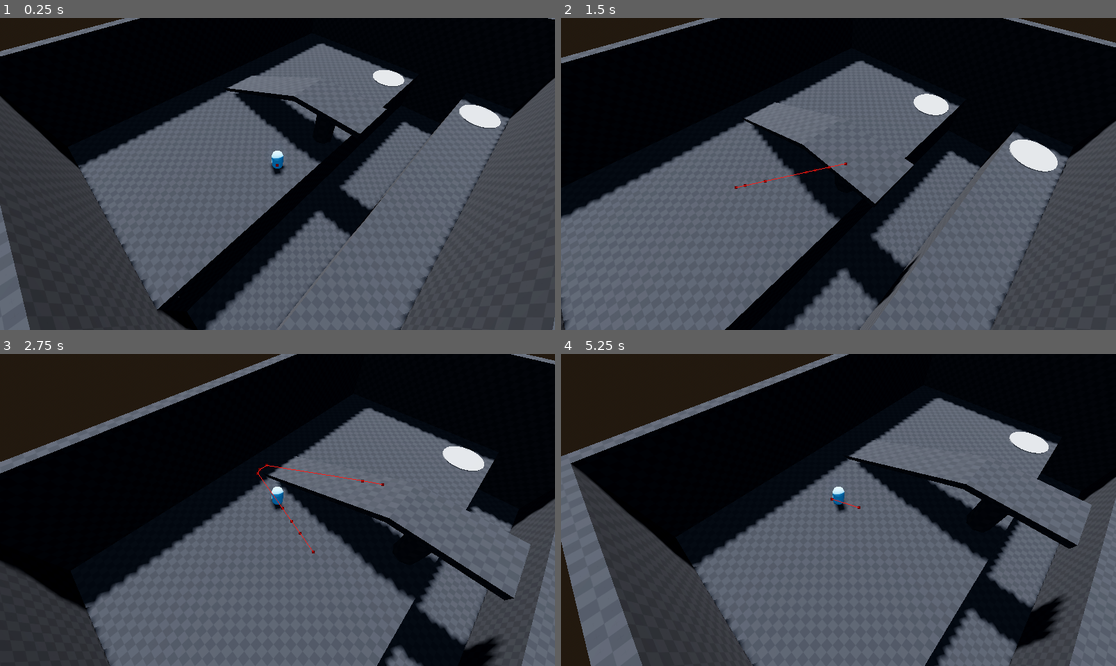
Above: before the commit, frames 1-4 (two rows, left to right).
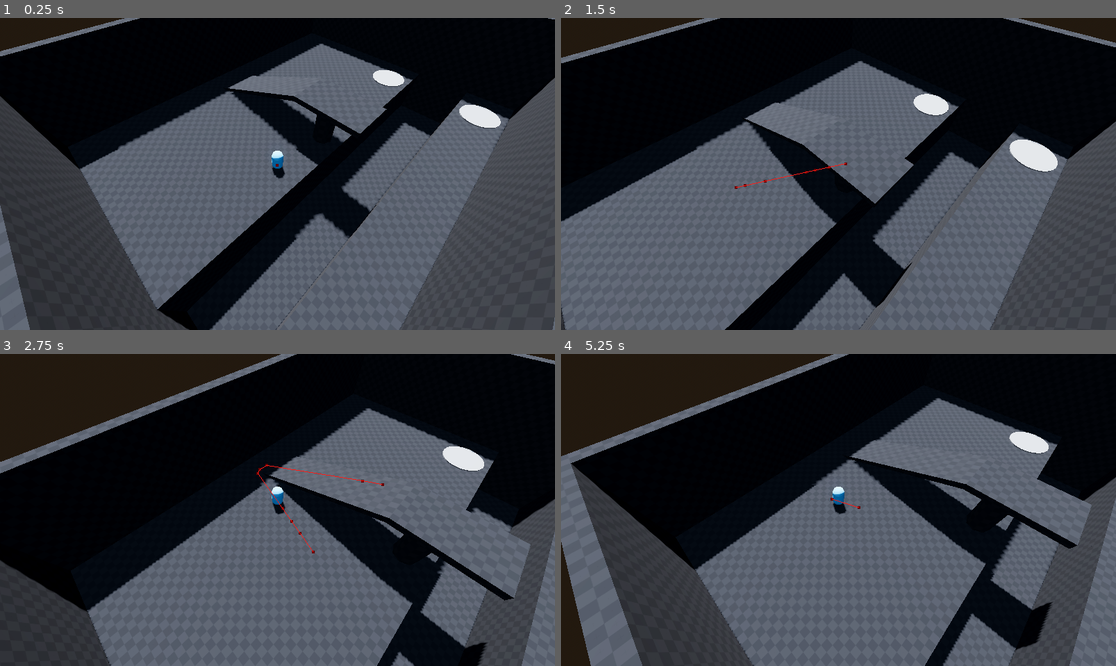
Above: after the commit, the same moments.

Repository: DarkKilauea/godot-nav-link-demo
Game: Godot game, scene res://3d/nav_level.tscn
The game is run twice, just before and just after one commit, with the same random seed, the same clock (stepped at 60 frames per second) and the same inputs.
Inputs (mouse positions are in pixels of both pictures, inside the frame that each line leads up to):
- Up to frame 1 (0.25 s): no input
- Up to frame 2 (1.5 s): tap Enter at 0.5 s; move the mouse to (960, 158) at 0.52 s; click (960, 158) at 0.67 s; move the mouse to (727, 189) at 1.27 s; click (727, 189) at 1.42 s
- Up to frame 3 (2.75 s): move the mouse to (333, 441) at 2.02 s; click (333, 441) at 2.17 s
- Up to frame 4 (5.25 s): move the mouse to (810, 572) at 2.77 s; click (810, 572) at 2.92 s; move the mouse to (1005, 556) at 3.52 s; click (1005, 556) at 3.67 s; move the mouse to (672, 463) at 4.27 s; click (672, 463) at 4.42 s; move the mouse to (866, 510) at 5.02 s; click (866, 510) at 5.17 s

The runs differ from the first frame. In frame 1, 1.5% of the frame differs, in the area x 2-100%, y 8-100%; in frame 2, 1.8%; in frame 3, 2.0%, in the area x 0-100%, y 17-100%; in frame 4, 2.0%.

Commit message:
Fixing shadows in 3D scene

Diff:
--- a/3d/nav_level.tscn
+++ b/3d/nav_level.tscn
@@ -36,8 +36,6 @@
 transform = Transform3D(-0.866023, -0.433016, 0.250001, 0, 0.499998, 0.866027, -0.500003, 0.749999, -0.43301, 0, 9.48589, 0)
 light_energy = 1.5
 shadow_enabled = true
-directional_shadow_mode = 0
-directional_shadow_max_distance = 128.0
 
 [node name="NavRegion" type="NavigationRegion3D" parent="."]
 navigation_mesh = SubResource("NavigationMesh_qv8hs")
